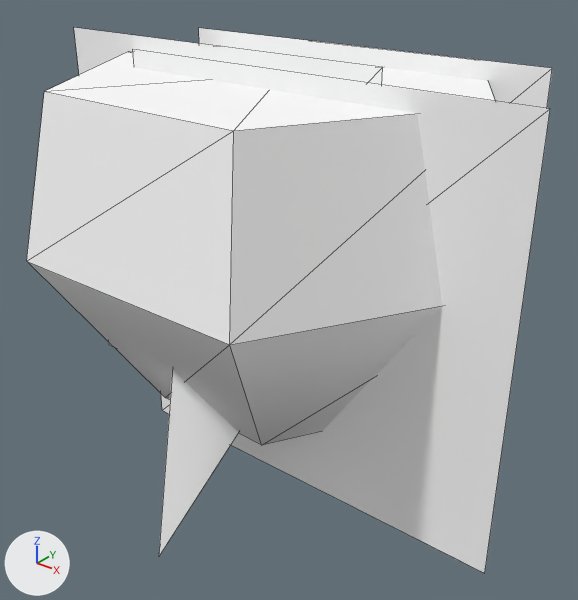
The glTF model public/3d/item/model__item__room.ofs_452_0/0452hana_r_jwel_.gltf, before and after one commit.
Both versions are drawn from a camera (50 mm lens) standing at (0.758, -0.933, 0.801) and looking at (0.007, 0.005, 0.219). Every picture has the same lights, and +X, +Y and +Z are marked at lower left. The first picture is the older version. Mesh edges are drawn as thin lines.

Names of what the first picture shows: '0452hana_r_jwel_'.
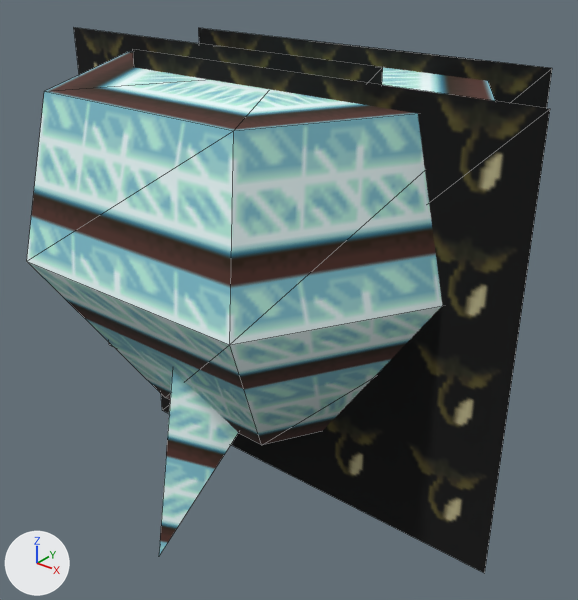
Changed parts and their boxes (x1, y1, x2, y2) in the pictures (578 x 600 px):
'0452hana_r_jwel_', surface changed (darker): (27, 27, 552, 573) in both

The change, as a list of edits to the scene's bpy script:
```text
Add img_hana_e:
    img_hana_e = load_image('hana_e', '_unpacked/hana_e', 32, 32, 'sRGB')
Add img_hana_r_hati_g:
    img_hana_r_hati_g = load_image('hana_r_hati_g', '_unpacked/hana_r_hati_g', 32, 32, 'sRGB')
Change mat_hati_g:
    remove mat_hati_g.base_color = (1.0, 1.0, 1.0)  # white #ffffff
    add mat_hati_g.texture = img_hana_r_hati_g
Change mat_hana1_e1:
    remove mat_hana1_e1.base_color = (1.0, 1.0, 1.0)  # white #ffffff
    add mat_hana1_e1.texture = img_hana_e
```
